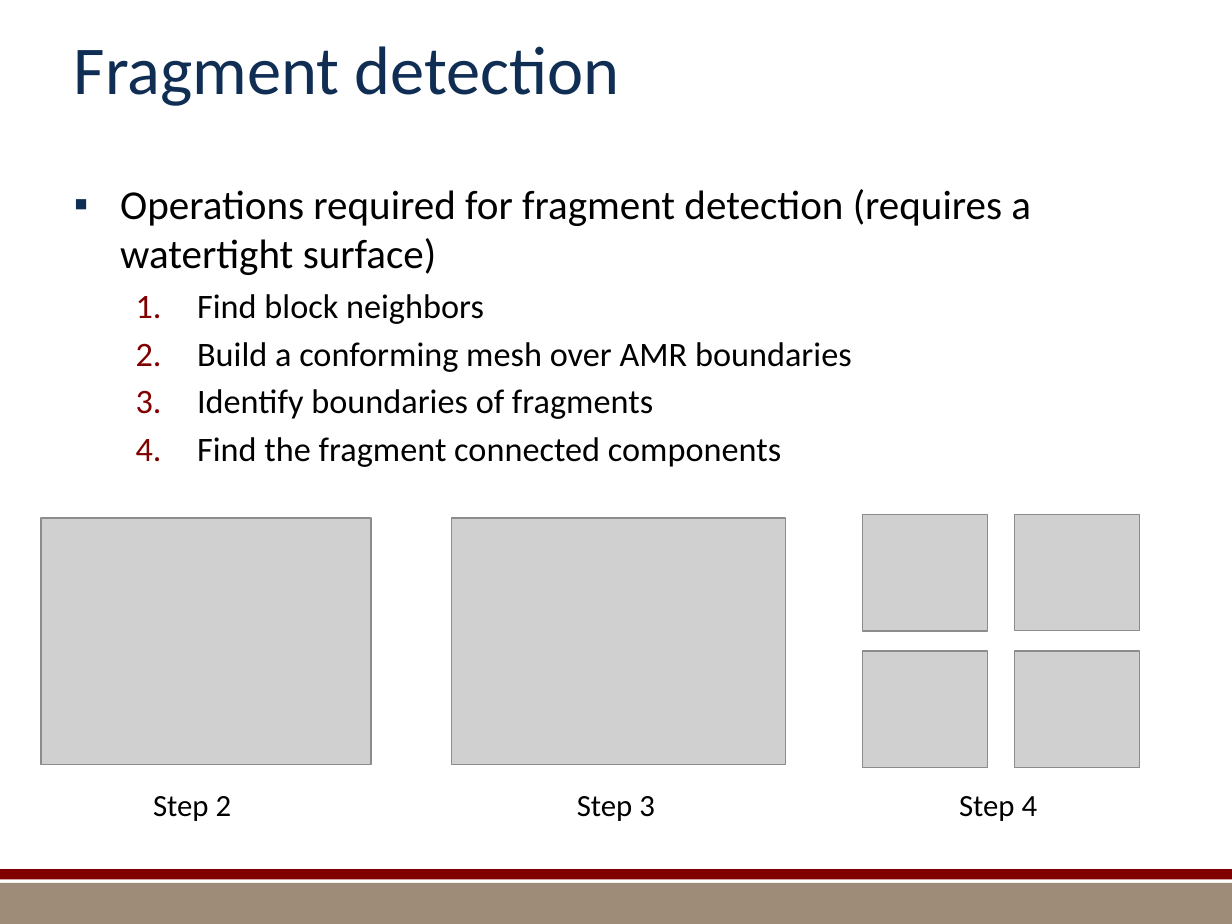
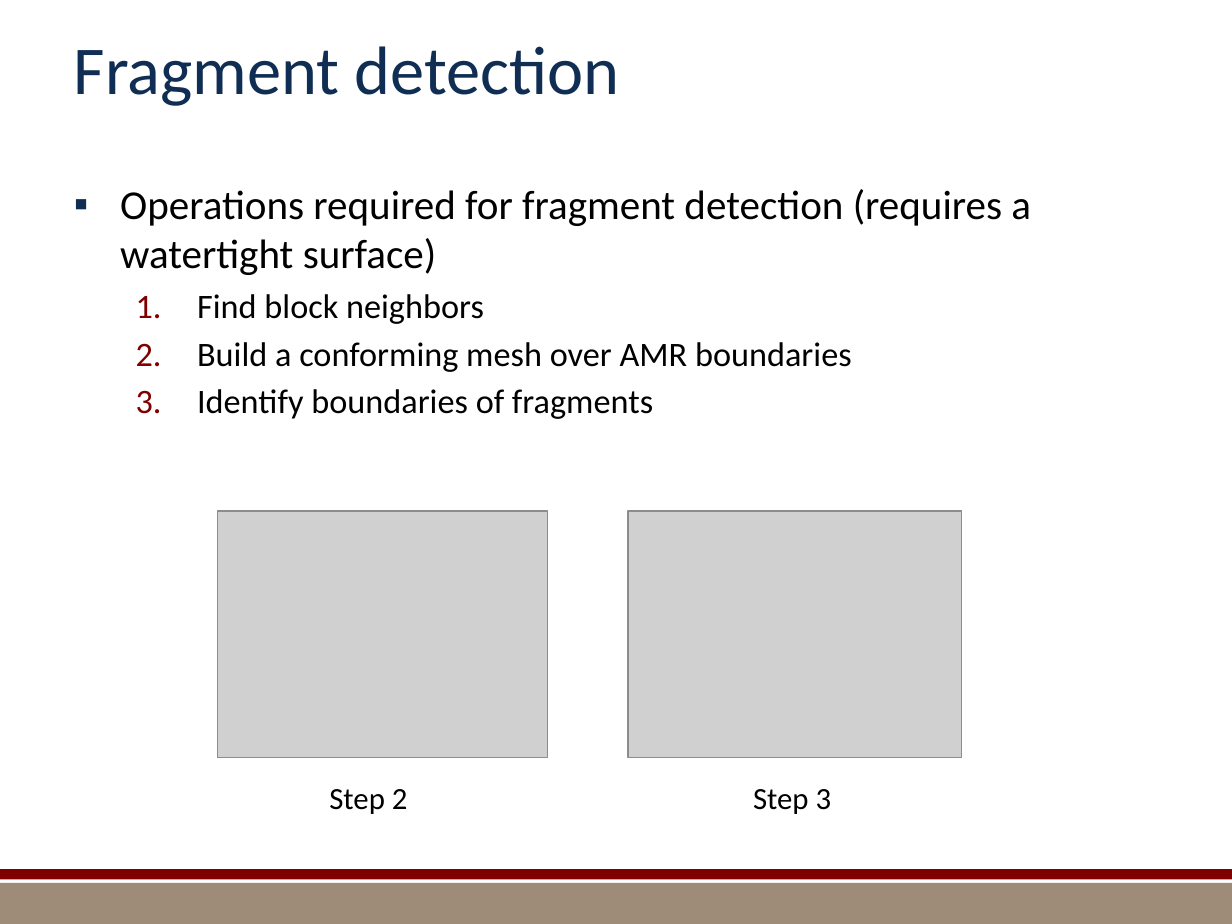
Before and after one commit to kmorel-papers/MilestoneFY13, a slide deck: slide 9 of Summary/SummarySlides.pptx. Drawn at 1232x924 pixels with LibreOffice and Linux fonts; fonts in the diff are those of the drawing; grey boxes stand for pictures; background and template pictures are left out. Boxes give left, top, right and bottom in pixels: in the first picture for what was removed or moved away, otherwise in the second. Text is boxed around its words. In the diff, an @@ line names an element or a change of style, - is before the commit and + after.

Commit message:
Updating fragment detection to have only the three steps in the experiment

```diff
--- a/Summary/SummarySlides.pptx
+++ b/Summary/SummarySlides.pptx
@@ text at <box>197,437,781,467</box>: paragraph removed @@
-  4. Find the fragment connected components
@@ picture: place and size @@
-picture at <box>41,517,371,764</box>
+picture at <box>217,511,547,758</box>
@@ picture: place and size @@
-picture at <box>452,517,786,764</box>
+picture at <box>628,511,962,758</box>
@@ picture removed at <box>862,515,988,631</box> @@
@@ picture removed at <box>1014,514,1140,630</box> @@
@@ picture removed at <box>862,652,988,768</box> @@
@@ picture removed at <box>1014,652,1140,768</box> @@
@@ text "Step 2": place and size @@
-text "Step 2" at <box>153,796,232,821</box>
+text "Step 2" at <box>329,789,408,814</box>
@@ text "Step 3": place and size @@
-text "Step 3" at <box>577,796,655,821</box>
+text "Step 3" at <box>753,789,832,814</box>
@@ text removed at <box>959,796,1038,821</box> @@
-Step 4
```
Also in this commit, not shown: 1 other file.
